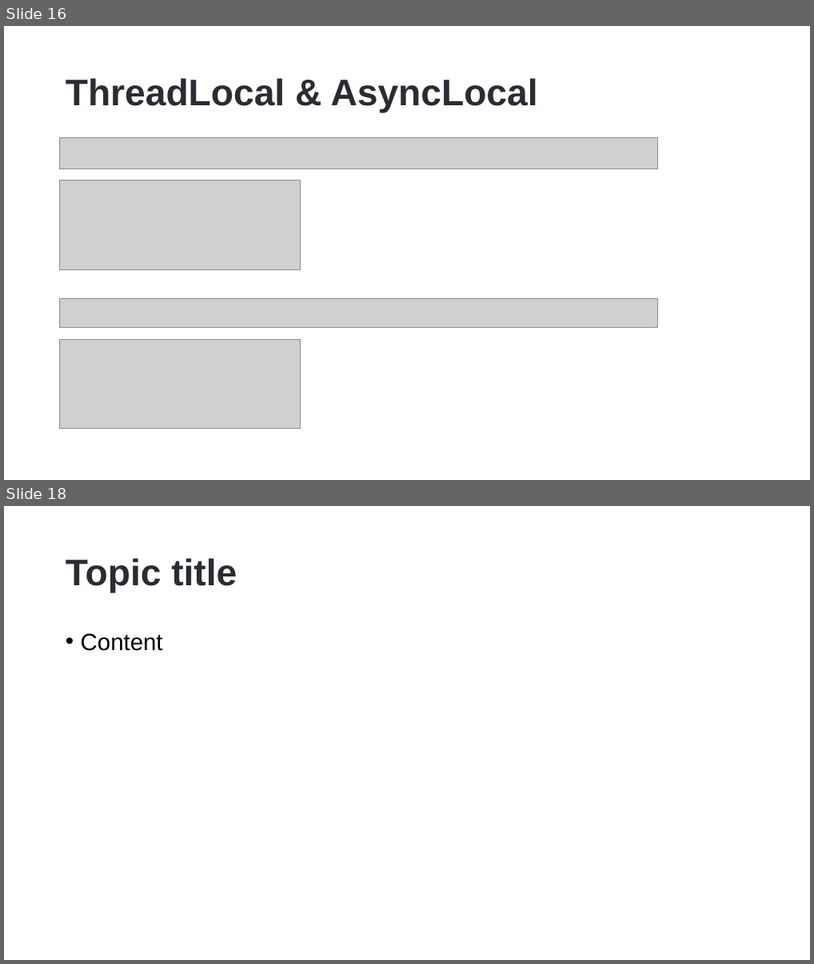
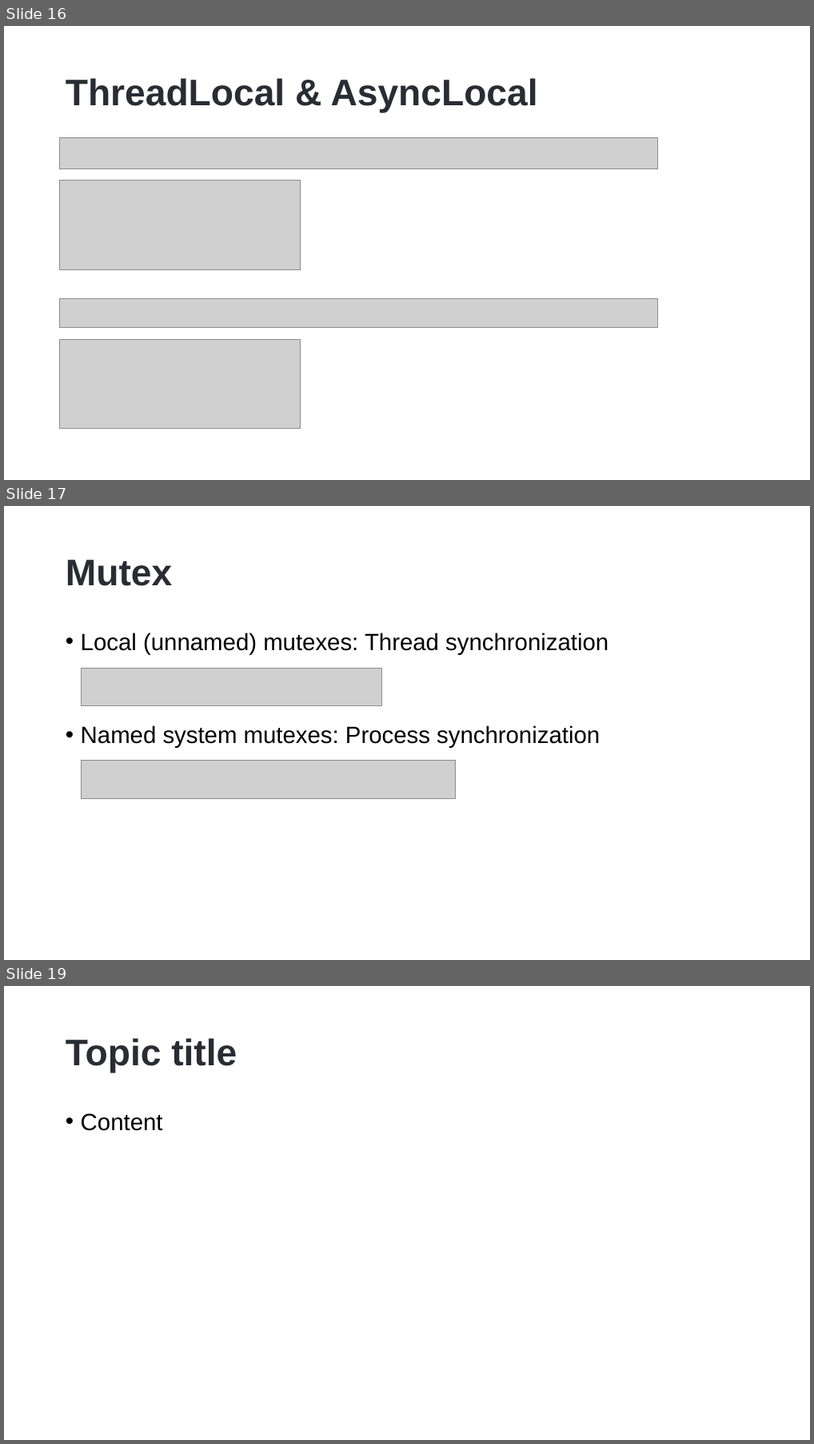
Before and after one commit to hikalkan/presentations, a slide deck: 2023-06-01 Dealing with Concurrency - Multi-Threading in Dotnet/Dotnet-Multi-Threading.pptx. Shown one above the other, each under a label of ours: slides 16 and 18 before the commit, slides 16, 17 and 19 after it; the slides between them are not shown. The pictures are 814x964 and 814x1444 pixels, drawn with LibreOffice and Linux fonts; fonts in the diff are those of the drawing; grey boxes stand for pictures; background and template pictures are left out. Boxes give left, top, right and bottom in pixels: in the first picture for what was removed or moved away, otherwise in the second. Text is boxed around its words. In the diff, an @@ line names an element or a change of style, - is before the commit and + after.

```diff
--- a/2023-06-01 Dealing with Concurrency - Multi-Threading in Dotnet/Dotnet-Multi-Threading.pptx
+++ b/2023-06-01 Dealing with Concurrency - Multi-Threading in Dotnet/Dotnet-Multi-Threading.pptx
@@ slide 17 added at (x1=4, y1=506, x2=810, y2=960), background picture (left out) @@
@@ title added at (x1=66, y1=560, x2=172, y2=586), 44 pt, text #292D33, bold @@
+Mutex
@@ text added at (x1=81, y1=632, x2=609, y2=748), 28 pt, text #000000 @@
+• Local (unnamed) mutexes: Thread synchronization
+• Named system mutexes: Process synchronization
@@ picture added at (x1=81, y1=668, x2=382, y2=705) @@
@@ picture added at (x1=81, y1=760, x2=456, y2=797) @@
@@ what was slide 18 is now slide 19 @@
```
Also in this commit, not shown: 1 other slide added, 1 slide removed.
